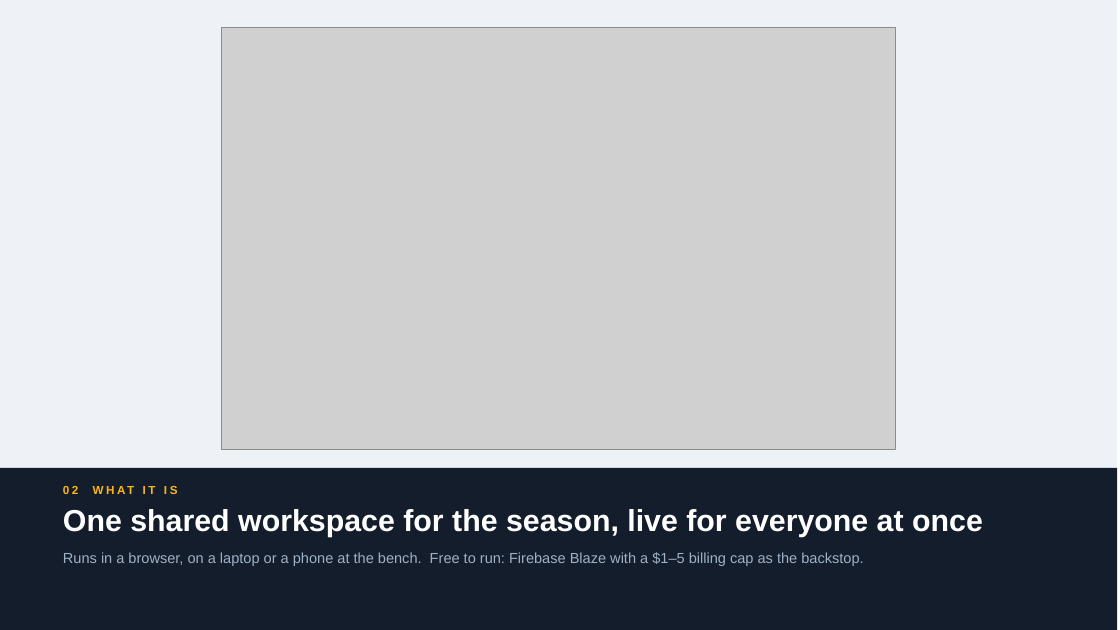
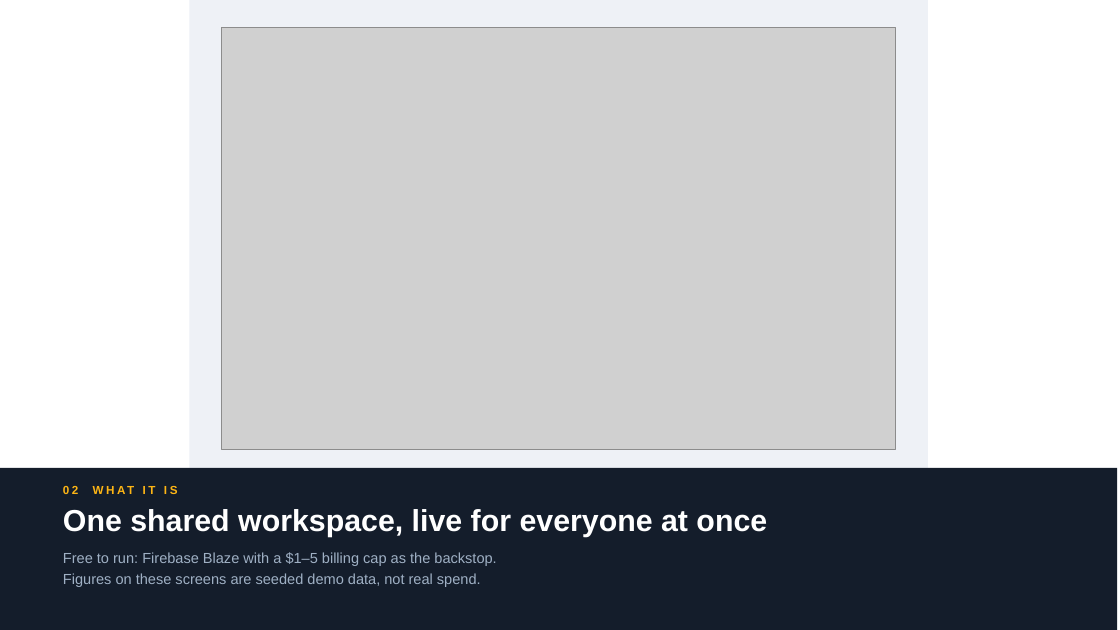
Before and after one commit to Jinxiewinx/feb-composites-applications, a slide deck: slide 4 of 06 Pitch/sn6-app-deck.pptx. Drawn at 1120x630 pixels with LibreOffice and Linux fonts; fonts in the diff are those of the drawing; grey boxes stand for pictures. Boxes give left, top, right and bottom in pixels: in the first picture for what was removed or moved away, otherwise in the second. Text is boxed around its words. In the diff, an @@ line names an element or a change of style, - is before the commit and + after.

```diff
--- a/06 Pitch/sn6-app-deck.pptx
+++ b/06 Pitch/sn6-app-deck.pptx
@@ rectangle: place and size @@
-rectangle at box(0, 0, 1117, 468)
+rectangle at box(189, 0, 928, 468)
@@ text at box(63, 509, 767, 537): text changed @@
-One shared workspace for the season, live for everyone at once
+One shared workspace, live for everyone at once
@@ text at box(63, 552, 496, 587): text changed @@
-Runs in a browser, on a laptop or a phone at the bench. Free to run: Firebase Blaze with a $1–5 billing cap as the backstop.
+Free to run: Firebase Blaze with a $1–5 billing cap as the backstop.
+Figures on these screens are seeded demo data, not real spend.
```
Also in this commit, not shown: 19 other slides changed, 6 other files.
